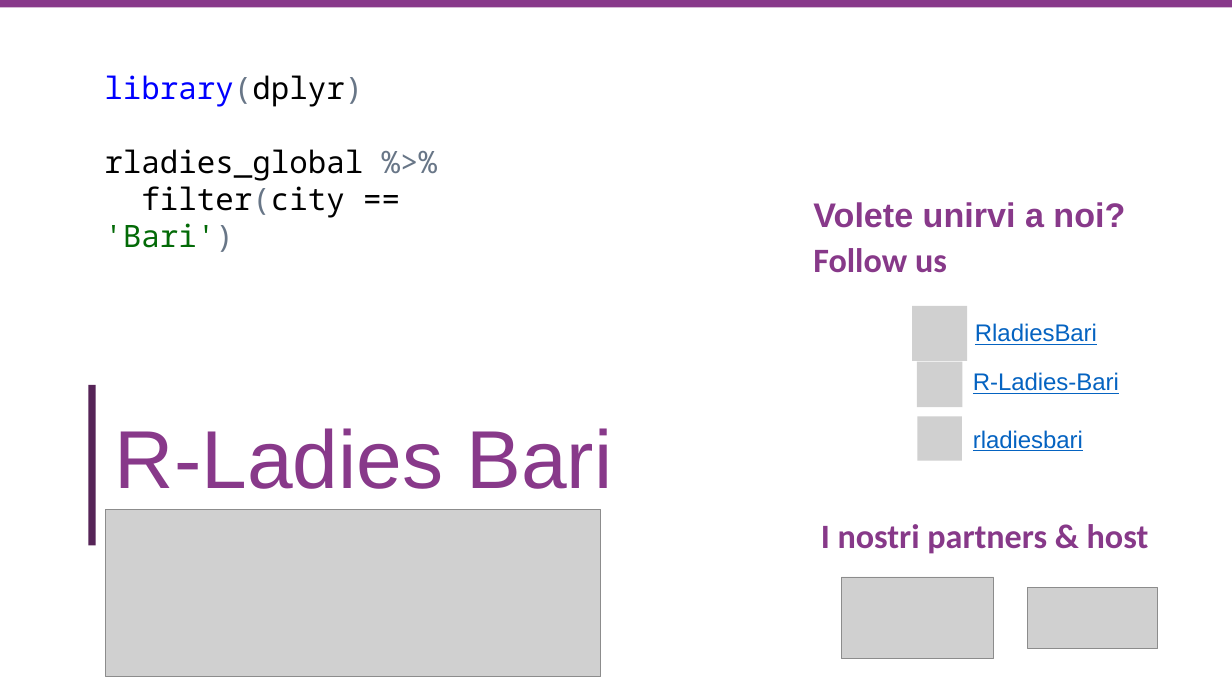
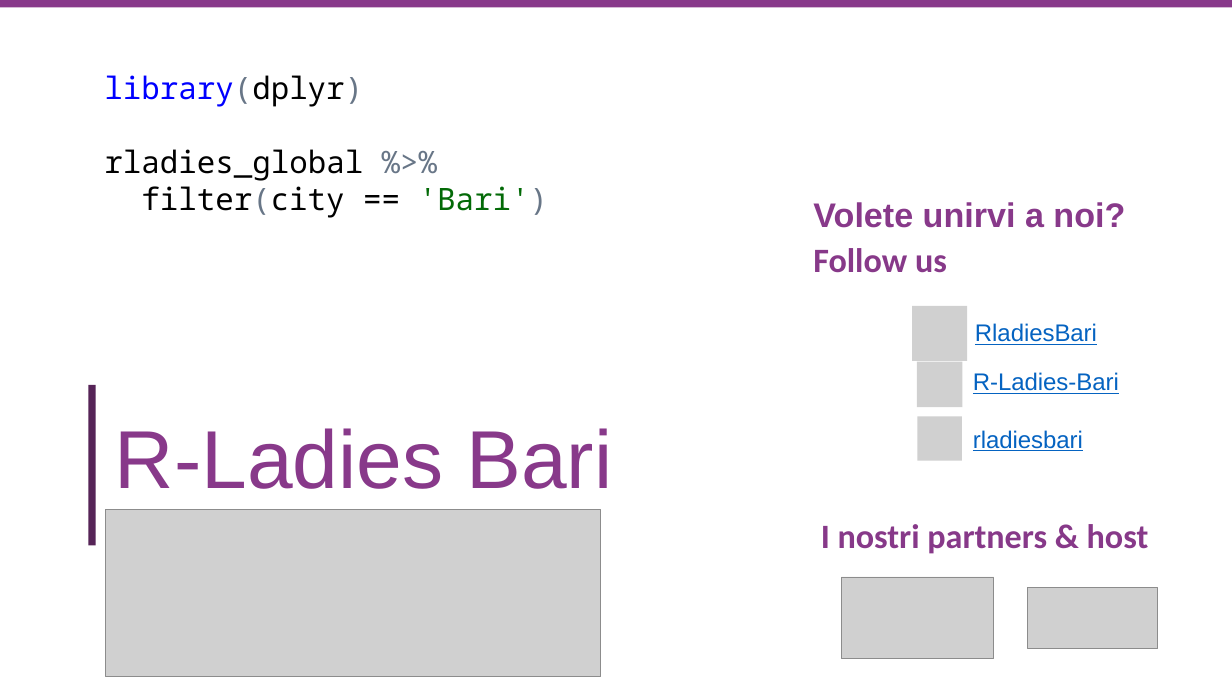
Before and after one commit to rladies/meetup-presentations_bari, a slide deck: slide 1 of Evento 8 Marzo - Poliba/informativa.pptx. Drawn at 1232x693 pixels with LibreOffice and Linux fonts; fonts in the diff are those of the drawing; grey boxes stand for pictures; background and template pictures are left out. Boxes give left, top, right and bottom in pixels: in the first picture for what was removed or moved away, otherwise in the second. Text is boxed around its words. In the diff, an @@ line names an element or a change of style, - is before the commit and + after.

```diff
--- a/Evento 8 Marzo - Poliba/informativa.pptx
+++ b/Evento 8 Marzo - Poliba/informativa.pptx
@@ text "library(dplyr)" rewrapped from [104, 75, 363, 252] to [104, 75, 548, 218] @@
```
